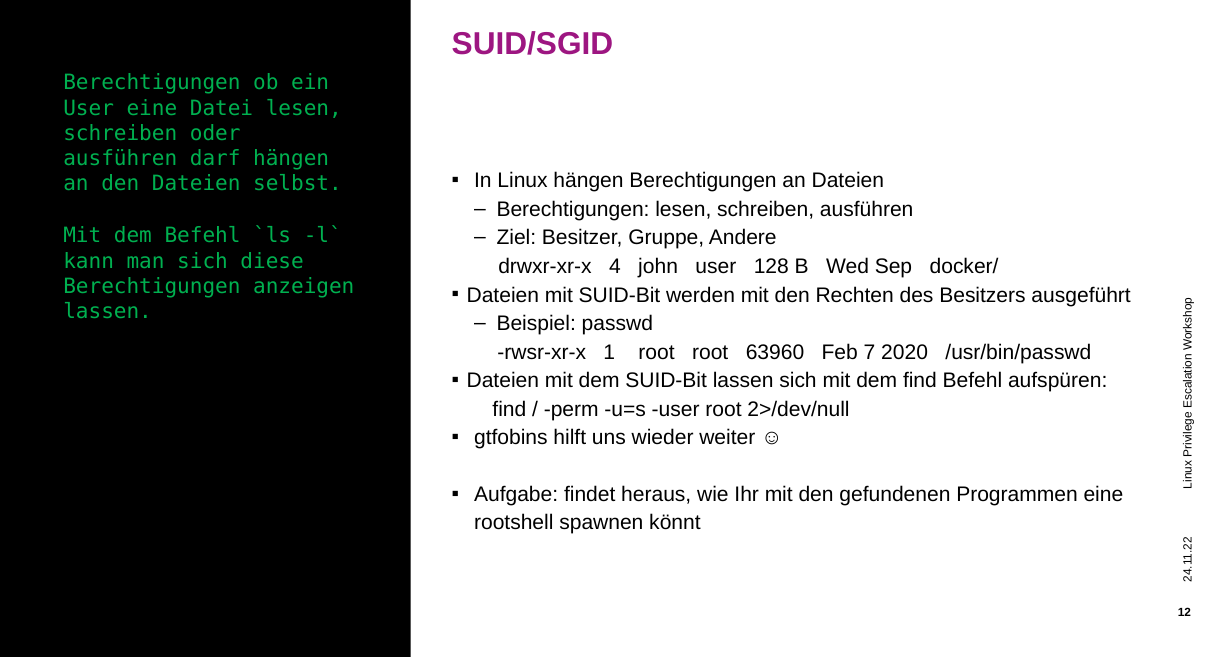
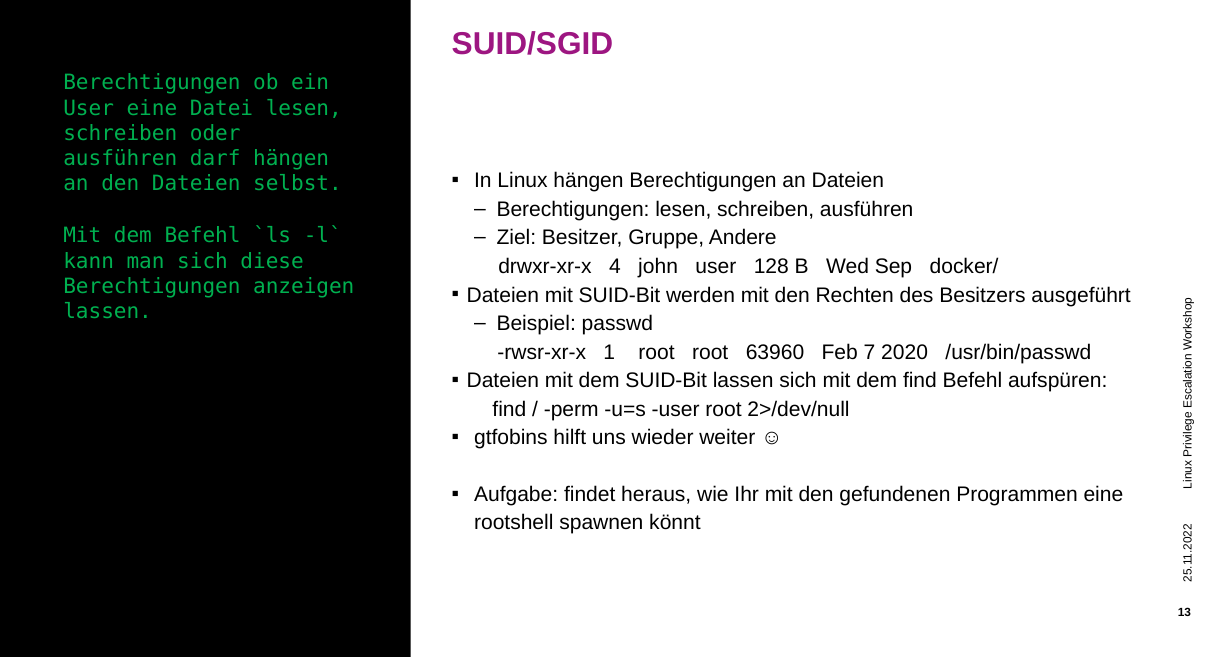
Before and after one commit to hueami/lpe_workshop, a slide deck: slide 13 of Powerpoint.pptx (slide 12 before the commit). Drawn at 1232x657 pixels with LibreOffice and Linux fonts; fonts in the diff are those of the drawing; background and template pictures are left out. Boxes give left, top, right and bottom in pixels: in the first picture for what was removed or moved away, otherwise in the second. Text is boxed around its words. In the diff, an @@ line names an element or a change of style, - is before the commit and + after.

```diff
--- a/Powerpoint.pptx
+++ b/Powerpoint.pptx
@@ text at (1181, 529, 1194, 581): text changed @@
-24.11.22
+25.11.2022
```
Also in this commit, not shown: 12 other slides changed, 2 slides added, 1 slide removed.
